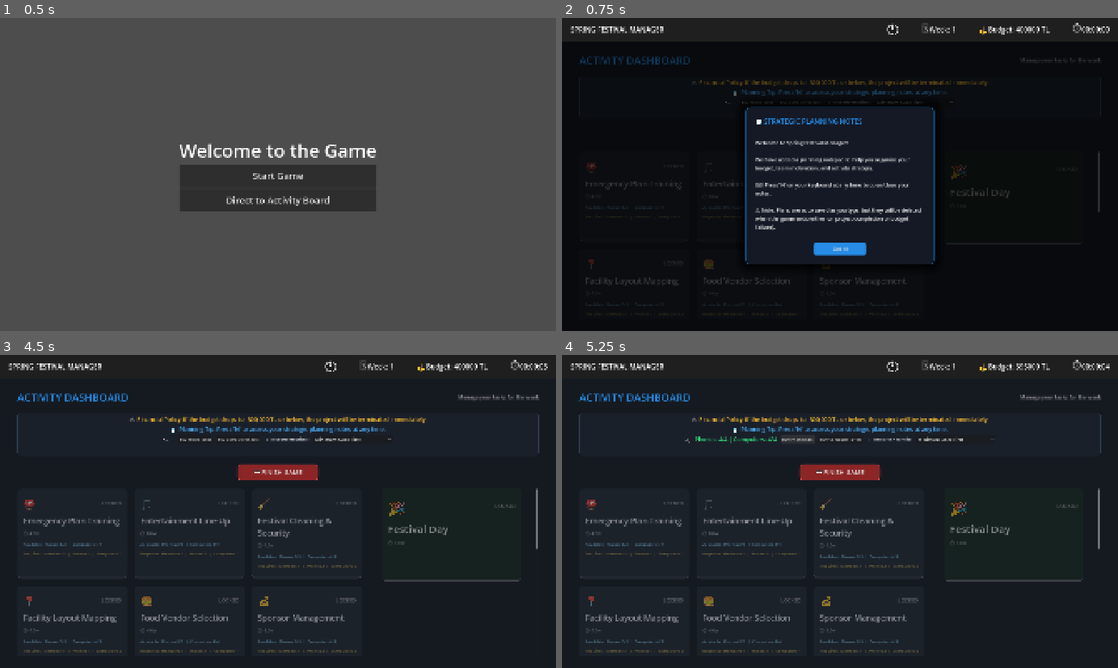
Above: before the commit, frames 1-4 (two rows, left to right).
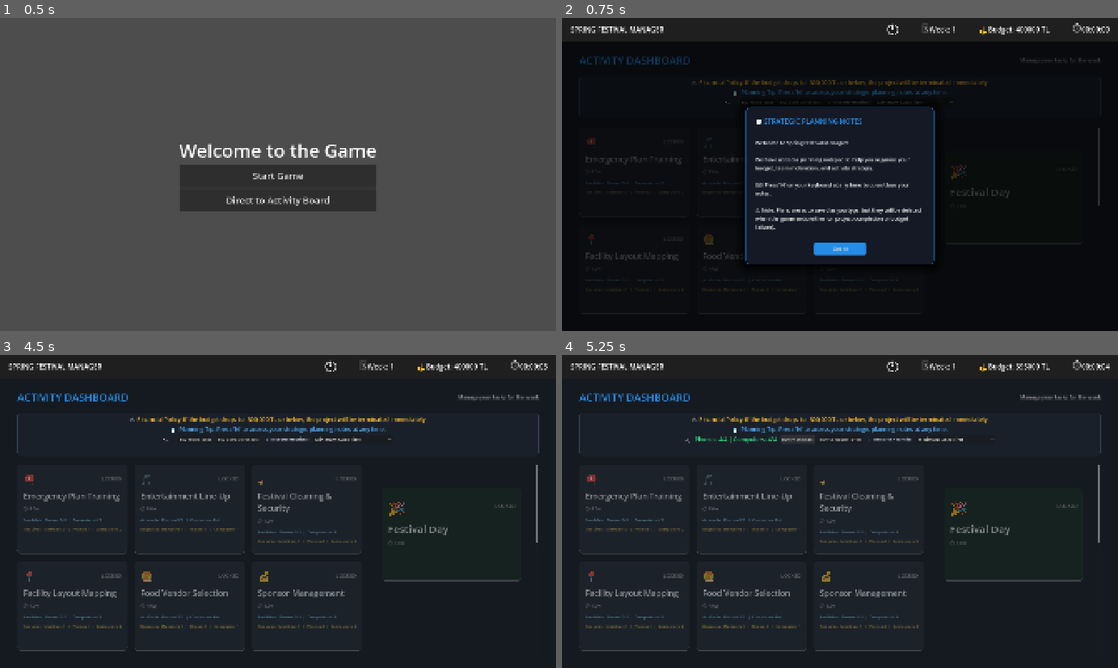
Above: after the commit, the same moments.

Repository: oozankoyuncu/Bitirme-Projesi
Game: Godot game, scene res://main_menu.tscn
Same seed, same stepped clock (60 frames per second), same inputs: the game is played once before the commit and once after it.
Inputs (mouse positions are in pixels of both pictures, inside the frame that each line leads up to):
- Up to frame 1 (0.5 s): no input
- Up to frame 2 (0.75 s): click "Direct to Activity Board" at 0.5 s
- Up to frame 3 (4.5 s): click (278, 470) at 1.25 s, where only the run before the commit has a clickable "🏁 FINISH GAME"; click "Buy Phone ($5k)" at 2 s; click "Buy Computer ($10k)" at 2.75 s; click "Minimum Slack First" at 3.5 s; click "Got It!" at 4.25 s
- Up to frame 4 (5.25 s): click "Buy Phone ($5k)" at 5 s

Frame 1 is identical in both runs. In frame 2, 0.9% of the frame differs, in the area x 4-97%, y 35-96%; in frame 3, 5.0%, in the area x 3-97%, y 34-96%; in frame 4, 5.0%.

Commit message:
Update main

Diff:
--- a/data/artists.json
+++ b/data/artists.json
@@ -1,60 +1,60 @@
 {
   "artists": [
-    {
-      "id": "athena",
-      "name": "Athena",
-      "role": "headliner",
-      "cost": 180000,
-      "popularity": 9,
-      "crowd_appeal": "Very High"
-    },
-    {
-      "id": "tarkan",
-      "name": "Tarkan",
-      "role": "headliner",
-      "cost": 220000,
-      "popularity": 10,
-      "crowd_appeal": "Very High"
-    },
-    {
-      "id": "ajda_pekkan",
-      "name": "Ajda Pekkan",
-      "role": "headliner",
-      "cost": 190000,
-      "popularity": 9,
-      "crowd_appeal": "Very High"
-    },
-    {
-      "id": "manga",
-      "name": "Manga",
-      "role": "supporting",
-      "cost": 90000,
-      "popularity": 7,
-      "crowd_appeal": "High"
-    },
-    {
-      "id": "dktt",
-      "name": "Dolu Kadehi Ters Tut",
-      "role": "supporting",
-      "cost": 70000,
-      "popularity": 7,
-      "crowd_appeal": "High"
-    },
-    {
-      "id": "gokhan_turkmen",
-      "name": "Gökhan Türkmen",
-      "role": "supporting",
-      "cost": 80000,
-      "popularity": 8,
-      "crowd_appeal": "High"
-    },
-    {
-      "id": "kalben",
-      "name": "Kalben",
-      "role": "supporting",
-      "cost": 50000,
-      "popularity": 6,
-      "crowd_appeal": "Medium-High"
-    }
+	{
+	  "id": "athena",
+	  "name": "Athena",
+	  "role": "headliner",
+	  "cost": 260000,
+	  "popularity": 9,
+	  "crowd_appeal": "Very High"
+	},
+	{
+	  "id": "tarkan",
+	  "name": "Tarkan",
+	  "role": "headliner",
+	  "cost": 440000,
+	  "popularity": 10,
+	  "crowd_appeal": "Very High"
+	},
+	{
+	  "id": "ajda_pekkan",
+	  "name": "Ajda Pekkan",
+	  "role": "headliner",
+	  "cost": 450000,
+	  "popularity": 9,
+	  "crowd_appeal": "Very High"
+	},
+	{
+	  "id": "manga",
+	  "name": "Manga",
+	  "role": "supporting",
+	  "cost": 180000,
+	  "popularity": 7,
+	  "crowd_appeal": "High"
+	},
+	{
+	  "id": "dktt",
+	  "name": "Dolu Kadehi Ters Tut",
+	  "role": "supporting",
+	  "cost": 140000,
+	  "popularity": 7,
+	  "crowd_appeal": "High"
+	},
+	{
+	  "id": "gokhan_turkmen",
+	  "name": "Gökhan Türkmen",
+	  "role": "supporting",
+	  "cost": 160000,
+	  "popularity": 8,
+	  "crowd_appeal": "High"
+	},
+	{
+	  "id": "kalben",
+	  "name": "Kalben",
+	  "role": "supporting",
+	  "cost": 100000,
+	  "popularity": 6,
+	  "crowd_appeal": "Medium-High"
+	}
   ]
 }
--- a/data/food_vendors.json
+++ b/data/food_vendors.json
@@ -1,136 +1,136 @@
 {
   "food_vendors": {
-    "urban_bites_co": {
-      "display_name": "Urban Bites Co.",
-      "cuisine_type": "Fast Food",
-      "price": 74000,
-      "service_capacity": 1800,
-      "speed": 4,
-      "hygiene_rating": 3,
-      "electricity_requirement": 2,
-      "space_requirement": 13,
-      "efficiency_score": 360
-    },
-    "street_grill_hub": {
-      "display_name": "Street Grill Hub",
-      "cuisine_type": "Fast Food",
-      "price": 66000,
-      "service_capacity": 2200,
-      "speed": 3,
-      "hygiene_rating": 4,
-      "electricity_requirement": 3,
-      "space_requirement": 17,
-      "efficiency_score": 264
-    },
-    "quickcrave_kitchen": {
-      "display_name": "QuickCrave Kitchen",
-      "cuisine_type": "Fast Food",
-      "price": 51000,
-      "service_capacity": 1400,
-      "speed": 2,
-      "hygiene_rating": 3,
-      "electricity_requirement": 4,
-      "space_requirement": 10,
-      "efficiency_score": 147.37
-    },
-    "sweet_haven_desserts": {
-      "display_name": "Sweet Haven Desserts",
-      "cuisine_type": "Desserts",
-      "price": 61000,
-      "service_capacity": 2600,
-      "speed": 2,
-      "hygiene_rating": 2,
-      "electricity_requirement": 2,
-      "space_requirement": 15,
-      "efficiency_score": 236.36
-    },
-    "velvet_sugar_bar": {
-      "display_name": "Velvet Sugar Bar",
-      "cuisine_type": "Desserts",
-      "price": 108000,
-      "service_capacity": 3000,
-      "speed": 5,
-      "hygiene_rating": 3,
-      "electricity_requirement": 4,
-      "space_requirement": 20,
-      "efficiency_score": 517.24
-    },
-    "frost_and_flame": {
-      "display_name": "Frost & Flame",
-      "cuisine_type": "Desserts",
-      "price": 46000,
-      "service_capacity": 1200,
-      "speed": 2,
-      "hygiene_rating": 1,
-      "electricity_requirement": 4,
-      "space_requirement": 9,
-      "efficiency_score": 133.33
-    },
-    "global_plate_express": {
-      "display_name": "Global Plate Express",
-      "cuisine_type": "International",
-      "price": 74000,
-      "service_capacity": 2400,
-      "speed": 4,
-      "hygiene_rating": 5,
-      "electricity_requirement": 4,
-      "space_requirement": 22,
-      "efficiency_score": 309.68
-    },
-    "world_spice_corner": {
-      "display_name": "World Spice Corner",
-      "cuisine_type": "International",
-      "price": 51000,
-      "service_capacity": 1300,
-      "speed": 2,
-      "hygiene_rating": 1,
-      "electricity_requirement": 4,
-      "space_requirement": 7,
-      "efficiency_score": 162.5
-    },
-    "fusion_feast_lab": {
-      "display_name": "Fusion Feast Lab",
-      "cuisine_type": "International",
-      "price": 66000,
-      "service_capacity": 1700,
-      "speed": 3,
-      "hygiene_rating": 4,
-      "electricity_requirement": 2,
-      "space_requirement": 14,
-      "efficiency_score": 242.86
-    },
-    "green_bowl_kitchen": {
-      "display_name": "Green Bowl Kitchen",
-      "cuisine_type": "Healthy",
-      "price": 65000,
-      "service_capacity": 2100,
-      "speed": 4,
-      "hygiene_rating": 2,
-      "electricity_requirement": 5,
-      "space_requirement": 19,
-      "efficiency_score": 289.66
-    },
-    "freshroots_market": {
-      "display_name": "FreshRoots Market",
-      "cuisine_type": "Healthy",
-      "price": 53000,
-      "service_capacity": 1600,
-      "speed": 3,
-      "hygiene_rating": 3,
-      "electricity_requirement": 2,
-      "space_requirement": 11,
-      "efficiency_score": 266.67
-    },
-    "purefuel_station": {
-      "display_name": "PureFuel Station",
-      "cuisine_type": "Healthy",
-      "price": 53000,
-      "service_capacity": 1500,
-      "speed": 3,
-      "hygiene_rating": 2,
-      "electricity_requirement": 4,
-      "space_requirement": 13,
-      "efficiency_score": 204.55
-    }
+	"urban_bites_co": {
+	  "display_name": "Urban Bites Co.",
+	  "cuisine_type": "Fast Food",
+	  "price": 30000,
+	  "service_capacity": 1800,
+	  "speed": 4,
+	  "hygiene_rating": 3,
+	  "electricity_requirement": 2,
+	  "space_requirement": 13,
+	  "efficiency_score": 360
+	},
+	"street_grill_hub": {
+	  "display_name": "Street Grill Hub",
+	  "cuisine_type": "Fast Food",
+	  "price": 28900,
+	  "service_capacity": 2200,
+	  "speed": 3,
+	  "hygiene_rating": 4,
+	  "electricity_requirement": 3,
+	  "space_requirement": 17,
+	  "efficiency_score": 264
+	},
+	"quickcrave_kitchen": {
+	  "display_name": "QuickCrave Kitchen",
+	  "cuisine_type": "Fast Food",
+	  "price": 14000,
+	  "service_capacity": 1400,
+	  "speed": 2,
+	  "hygiene_rating": 3,
+	  "electricity_requirement": 4,
+	  "space_requirement": 10,
+	  "efficiency_score": 147.37
+	},
+	"sweet_haven_desserts": {
+	  "display_name": "Sweet Haven Desserts",
+	  "cuisine_type": "Desserts",
+	  "price": 21000,
+	  "service_capacity": 2600,
+	  "speed": 2,
+	  "hygiene_rating": 2,
+	  "electricity_requirement": 2,
+	  "space_requirement": 15,
+	  "efficiency_score": 236.36
+	},
+	"velvet_sugar_bar": {
+	  "display_name": "Velvet Sugar Bar",
+	  "cuisine_type": "Desserts",
+	  "price": 51000,
+	  "service_capacity": 3000,
+	  "speed": 5,
+	  "hygiene_rating": 3,
+	  "electricity_requirement": 4,
+	  "space_requirement": 20,
+	  "efficiency_score": 517.24
+	},
+	"frost_and_flame": {
+	  "display_name": "Frost & Flame",
+	  "cuisine_type": "Desserts",
+	  "price": 18000,
+	  "service_capacity": 1200,
+	  "speed": 2,
+	  "hygiene_rating": 1,
+	  "electricity_requirement": 4,
+	  "space_requirement": 9,
+	  "efficiency_score": 133.33
+	},
+	"global_plate_express": {
+	  "display_name": "Global Plate Express",
+	  "cuisine_type": "International",
+	  "price": 32000,
+	  "service_capacity": 2400,
+	  "speed": 4,
+	  "hygiene_rating": 5,
+	  "electricity_requirement": 4,
+	  "space_requirement": 22,
+	  "efficiency_score": 309.68
+	},
+	"world_spice_corner": {
+	  "display_name": "World Spice Corner",
+	  "cuisine_type": "International",
+	  "price": 24000,
+	  "service_capacity": 1300,
+	  "speed": 2,
+	  "hygiene_rating": 1,
+	  "electricity_requirement": 4,
+	  "space_requirement": 7,
+	  "efficiency_score": 162.5
+	},
+	"fusion_feast_lab": {
+	  "display_name": "Fusion Feast Lab",
+	  "cuisine_type": "International",
+	  "price": 31000,
+	  "service_capacity": 1700,
+	  "speed": 3,
+	  "hygiene_rating": 4,
+	  "electricity_requirement": 2,
+	  "space_requirement": 14,
+	  "efficiency_score": 242.86
+	},
+	"green_bowl_kitchen": {
+	  "display_name": "Green Bowl Kitchen",
+	  "cuisine_type": "Healthy",
+	  "price": 32500,
+	  "service_capacity": 2100,
+	  "speed": 4,
+	  "hygiene_rating": 2,
+	  "electricity_requirement": 5,
+	  "space_requirement": 19,
+	  "efficiency_score": 289.66
+	},
+	"freshroots_market": {
+	  "display_name": "FreshRoots Market",
+	  "cuisine_type": "Healthy",
+	  "price": 19000,
+	  "service_capacity": 1600,
+	  "speed": 3,
+	  "hygiene_rating": 3,
+	  "electricity_requirement": 2,
+	  "space_requirement": 11,
+	  "efficiency_score": 266.67
+	},
+	"purefuel_station": {
+	  "display_name": "PureFuel Station",
+	  "cuisine_type": "Healthy",
+	  "price": 23000,
+	  "service_capacity": 1500,
+	  "speed": 3,
+	  "hygiene_rating": 2,
+	  "electricity_requirement": 4,
+	  "space_requirement": 13,
+	  "efficiency_score": 204.55
+	}
   }
 }
--- a/project.godot
+++ b/project.godot
@@ -16,7 +16,7 @@
 
 config/name="BitirmeProjesi"
 run/main_scene="uid://b3cv6g87raiua"
-config/features=PackedStringArray("4.6", "Forward Plus")
+config/features=PackedStringArray("4.5", "Forward Plus")
 config/icon="res://icon.svg"
 
 [autoload]
--- a/scripts/ScoringEngine.gd
+++ b/scripts/ScoringEngine.gd
@@ -569,11 +569,13 @@
 
 	for member in GameState.selected_team:
 		var has_training := false
-		if member.get("fire_safety", 0) == 1:
-			has_training = true
-		if member.get("first_aid", 0) == 1:
+		if member.get("electrical_failure_response", 0) == 1:
 			has_training = true
 		if member.get("crowd_control", 0) == 1:
+			has_training = true
+		if member.get("medical_first_response", 0) == 1:
+			has_training = true
+		if member.get("crisis_management", 0) == 1:
 			has_training = true
 		if has_training:
 			trained_count += 1
--- a/scripts/activity_board.gd
+++ b/scripts/activity_board.gd
@@ -155,38 +155,7 @@
 	vbox.add_child(panel)
 	vbox.move_child(panel, 1)
 
-	# ── "Finish Game" debug / test button ──
-	var finish_container = CenterContainer.new()
-	finish_container.size_flags_horizontal = Control.SIZE_EXPAND_FILL
-	vbox.add_child(finish_container)
-	vbox.move_child(finish_container, 2)
-
-	var finish_btn = Button.new()
-	finish_btn.name = "FinishGameButton"
-	finish_btn.text = "🏁 FINISH GAME"
-	finish_btn.custom_minimum_size = Vector2(280, 55)
-	finish_btn.add_theme_font_size_override("font_size", 22)
-
-	var finish_style = StyleBoxFlat.new()
-	finish_style.bg_color = Color(0.6, 0.15, 0.15, 0.9)
-	finish_style.set_corner_radius_all(10)
-	finish_style.border_width_left = 2
-	finish_style.border_width_top = 2
-	finish_style.border_width_right = 2
-	finish_style.border_width_bottom = 2
-	finish_style.border_color = Color(0.9, 0.3, 0.3, 0.8)
-	finish_btn.add_theme_stylebox_override("normal", finish_style)
-
-	var finish_hover = finish_style.duplicate()
-	finish_hover.bg_color = Color(0.75, 0.2, 0.2, 1.0)
-	finish_btn.add_theme_stylebox_override("hover", finish_hover)
-
-	var finish_pressed = finish_style.duplicate()
-	finish_pressed.bg_color = Color(0.5, 0.1, 0.1, 1.0)
-	finish_btn.add_theme_stylebox_override("pressed", finish_pressed)
-
-	finish_btn.pressed.connect(_on_finish_game_pressed)
-	finish_container.add_child(finish_btn)
+
 
 func get_heuristic_value(act: Dictionary) -> float:
 	var h = GameState.resource_leveling_heuristic
@@ -281,9 +250,6 @@
 		# Show scoring feedback panel
 		_trigger_scoring()
 
-func _on_finish_game_pressed() -> void:
-	_trigger_scoring()
-
 func _trigger_scoring() -> void:
 	# Calculate all scores using the ScoringEngine
 	var engine = load("res://scripts/ScoringEngine.gd")
--- a/scripts/emergency_training_panel.gd
+++ b/scripts/emergency_training_panel.gd
@@ -107,6 +107,18 @@
 	med_btn.pressed.connect(func(): _on_program_selected("medical_first_response", med_btn))
 	crisis_btn.pressed.connect(func(): _on_program_selected("crisis_management", crisis_btn))
 
+	# Update button labels with cost & duration info
+	var _btn_map = {
+		"electrical_failure_response": elec_btn,
+		"crowd_control": crowd_btn,
+		"medical_first_response": med_btn,
+		"crisis_management": crisis_btn,
+	}
+	for type_key in _btn_map:
+		var btn = _btn_map[type_key]
+		var td = training_defs[type_key]
+		btn.text = td["display_name"] + "\nCost: " + str(td["cost_per_member"]) + " TL/member  |  Duration: " + str(int(td["duration"])) + "s"
+
 	info_btn.pressed.connect(func(): guide_panel.show())
 	close_guide_btn.pressed.connect(func(): guide_panel.hide())
 
